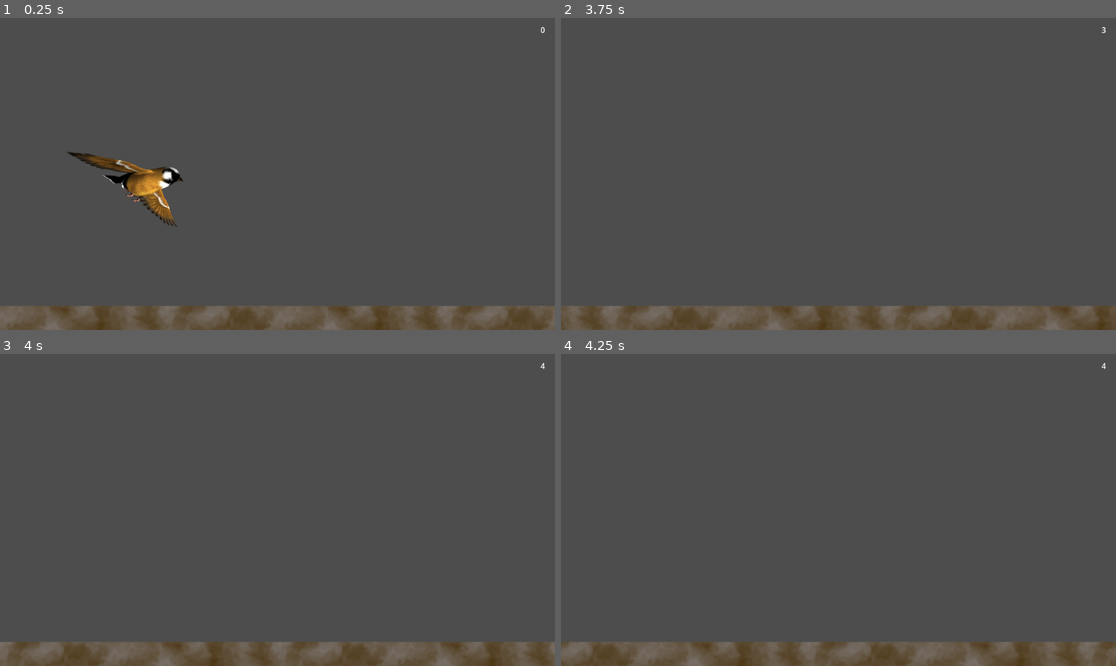
Above: before the commit, frames 1-4 (two rows, left to right).
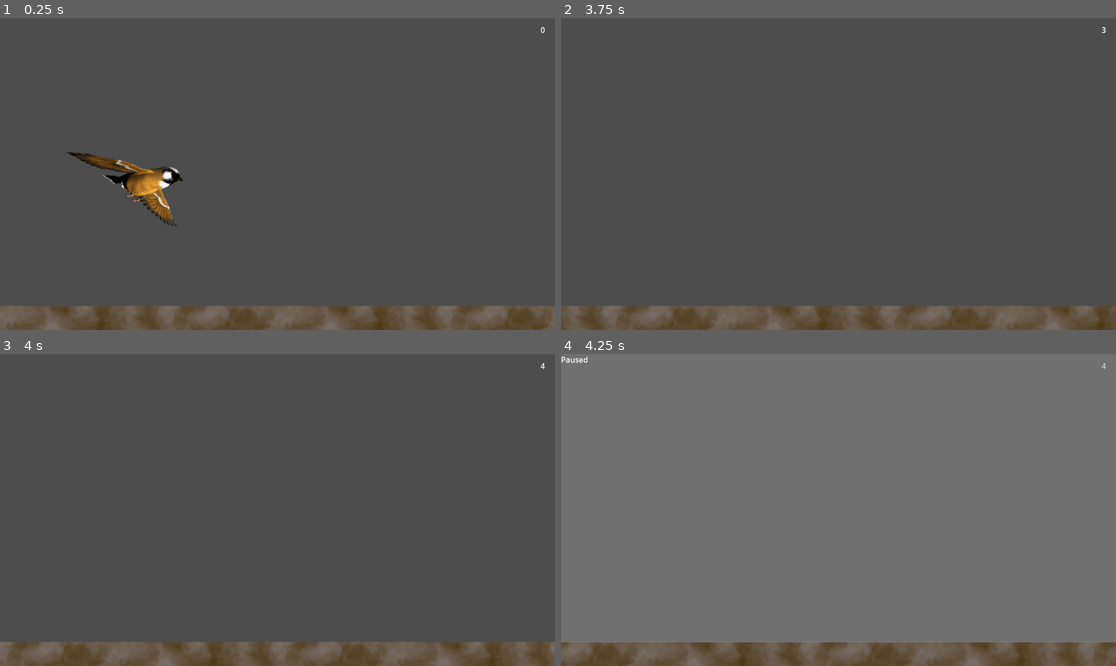
Above: after the commit, the same moments.

Repository: chriscoomber/chriscoomber-godot-flappy-bird
Game: Godot game, scene res://main.tscn
Two runs of this game, one before a commit and one after it. Both use one fixed random seed, a clock stepped at 60 frames per second and the inputs below.
Inputs:
- Up to frame 1 (0.25 s): no input
- Up to frame 2 (3.75 s): tap Space (jump) at 0.77, 1.07, 1.52, 1.82, 3.02, 3.32 s
- Up to frame 3 (4 s): tap Space (jump) at 3.77 s
- Up to frame 4 (4.25 s): tap Space (jump) at 4.07 s; tap Escape (pause) at 4.15 s

Frames 1-3 are identical in both runs. In frame 4, 92% of the frame differs, in the area x 0-100%, y 0-93%.

Commit message:
Add pause screen

Diff:
--- a/main.gd
+++ b/main.gd
@@ -48,10 +48,12 @@
 		if not is_paused:
 			is_paused = true
 			$UiLayer/Score.pause()
+			$UiLayer/PauseScreen.show()
 			$Player.pause()
 		else:
 			is_paused = false
 			$UiLayer/Score.unpause()
+			$UiLayer/PauseScreen.hide()
 			$Player.unpause()
 
 	if not is_paused:
--- a/main.tscn
+++ b/main.tscn
@@ -8,6 +8,9 @@
 
 [sub_resource type="RectangleShape2D" id="RectangleShape2D_dtctg"]
 size = Vector2(4286, 2201)
+
+[sub_resource type="StyleBoxFlat" id="StyleBoxFlat_hxyuo"]
+bg_color = Color(0.6, 0.6, 0.6, 0.466667)
 
 [node name="Main" type="Node2D"]
 script = ExtResource("1_h64j8")
@@ -32,6 +35,13 @@
 
 [node name="Score" parent="UiLayer" instance=ExtResource("5_2dkdl")]
 
+[node name="PauseScreen" type="RichTextLabel" parent="UiLayer"]
+visible = false
+offset_right = 1154.0
+offset_bottom = 599.0
+theme_override_styles/normal = SubResource("StyleBoxFlat_hxyuo")
+text = "Paused"
+
 [connection signal="player_died" from="Player" to="." method="_on_player_player_died"]
 [connection signal="body_exited" from="LoadedArea" to="." method="_on_loaded_area_body_exited"]
 [connection signal="retry_pressed" from="UiLayer/GameOverRetryUi" to="." method="_on_game_over_retry_pressed"]
Not shown: 1 places in main.tscn that only renumber resources
